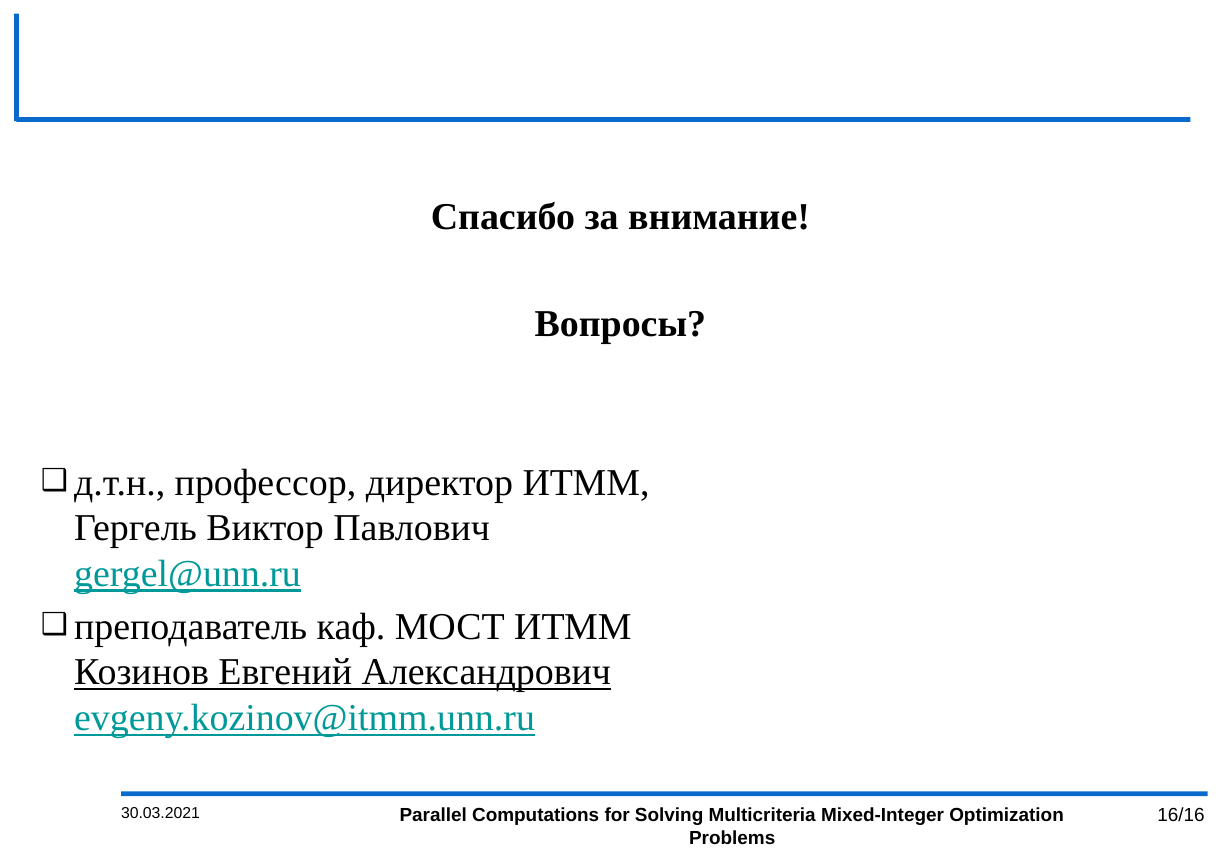
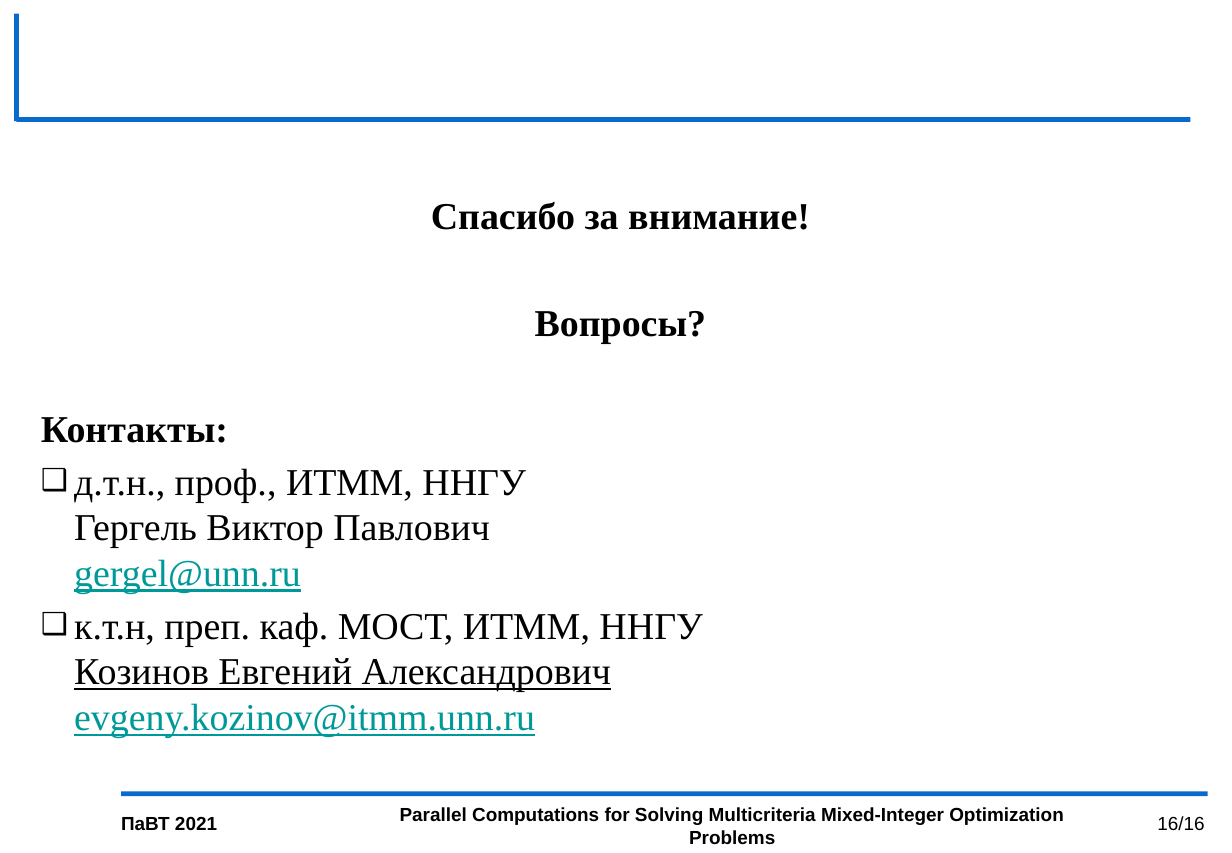
Before and after one commit to kabarkalov/GlobOptPapers, a slide deck: slide 16 of 2021/PСT_GergelKozinov/PCT2021_kozinov.pptx. Drawn at 1232x853 pixels with LibreOffice and Linux fonts; fonts in the diff are those of the drawing; background and template pictures are left out. Boxes give left, top, right and bottom in pixels: in the first picture for what was removed or moved away, otherwise in the second. Text is boxed around its words. In the diff, an @@ line names an element or a change of style, - is before the commit and + after.

```diff
--- a/2021/PСT_GergelKozinov/PCT2021_kozinov.pptx
+++ b/2021/PСT_GergelKozinov/PCT2021_kozinov.pptx
@@ text at bbox=[41, 417, 703, 738]: text changed @@
-❑ д.т.н., профессор, директор ИТММ,
-  Гергель Виктор Павлович
-  gergel@unn.ru
-❑ преподаватель каф. МОСТ ИТММ
-  Козинов Евгений Александрович
-  evgeny.kozinov@itmm.unn.ru
+Контакты:
+❑ д.т.н., проф., ИТММ, ННГУ
+  Гергель Виктор Павлович
+  gergel@unn.ru
+❑ к.т.н, преп. каф. МОСТ, ИТММ, ННГУ
+  Козинов Евгений Александрович
+  evgeny.kozinov@itmm.unn.ru
@@ page number: place and size @@
-page number at bbox=[1157, 807, 1204, 822]
+page number at bbox=[1157, 816, 1204, 831]
@@ text at bbox=[121, 816, 217, 830]: text changed; size 10 to 12 pt; bold on @@
-30.03.2021
+ПаВТ 2021
```
Also in this commit, not shown: 15 other slides changed.
